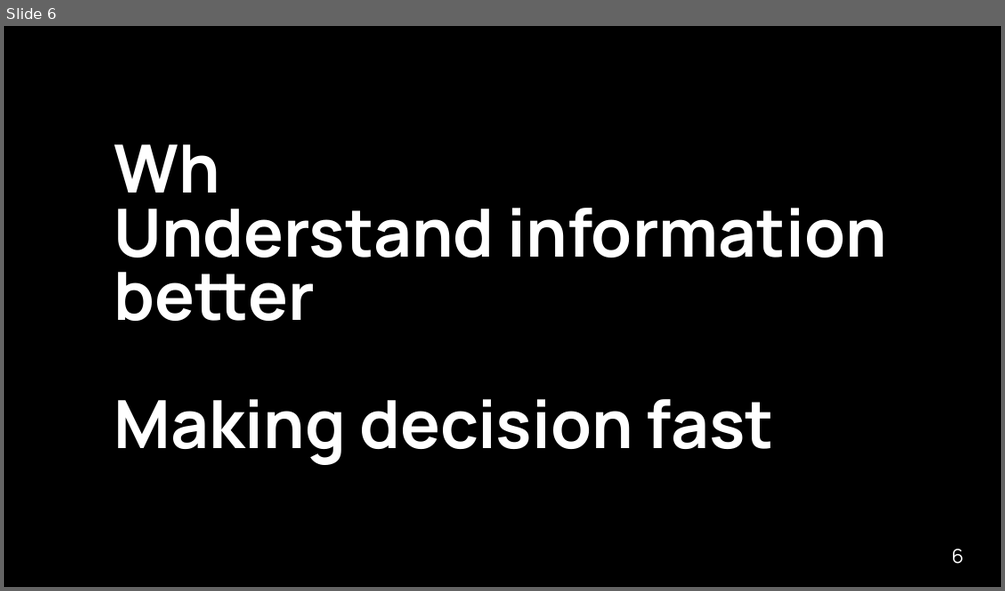
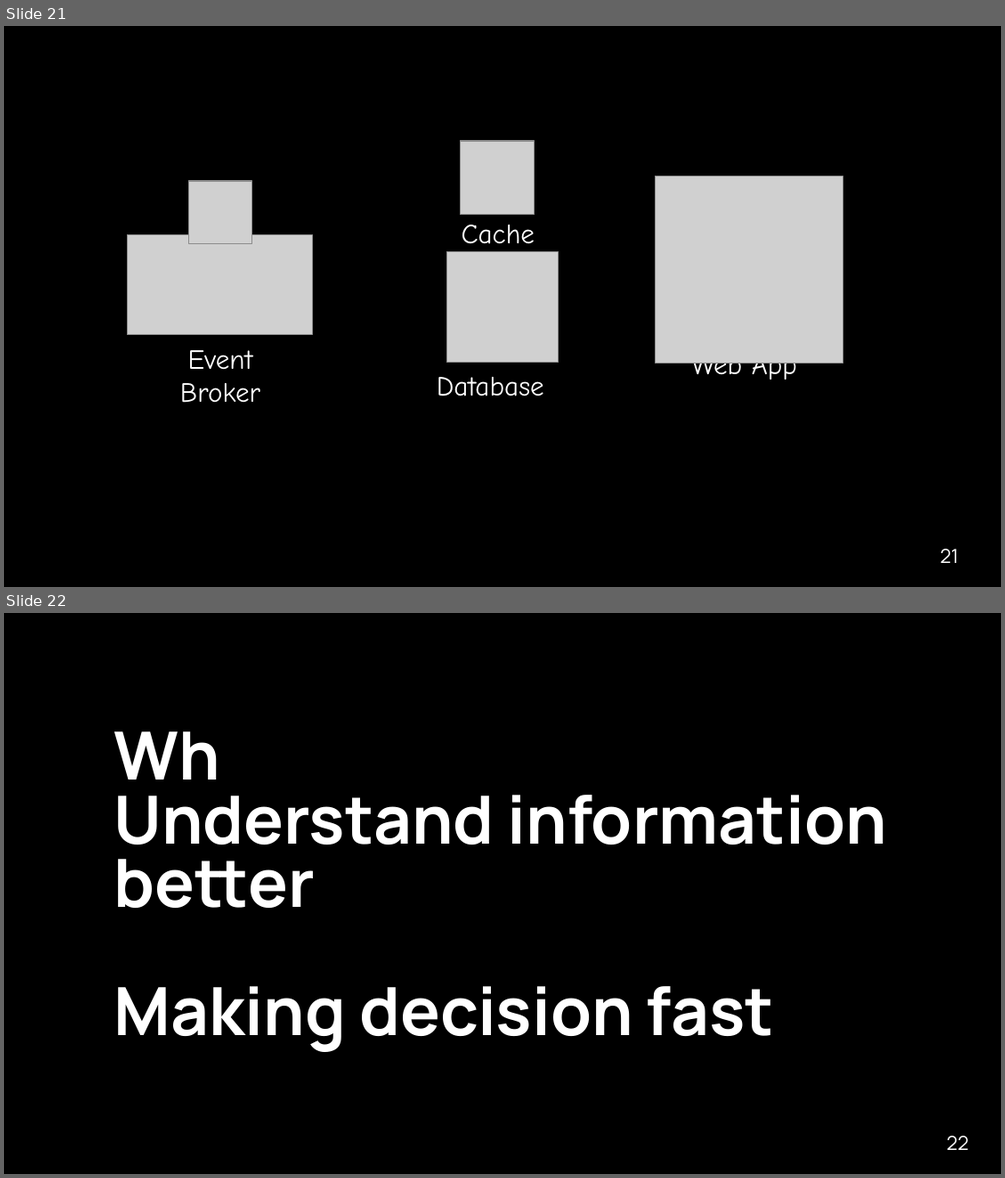
Before and after one commit to ggreen/real-time-AI-ML-event-streaming, a slide deck: docs/conferences/afrotech-realtime-ai-2024.pptx. Shown one above the other, each under a label of ours: slide 6 before the commit, slides 21 and 22 after it. The pictures are 1005x591 and 1005x1178 pixels, drawn with LibreOffice and Linux fonts; fonts in the diff are those of the drawing; grey boxes stand for pictures; background and template pictures are left out. Boxes give left, top, right and bottom in pixels: in the first picture for what was removed or moved away, otherwise in the second. Text is boxed around its words. In the diff, an @@ line names an element or a change of style, - is before the commit and + after.

```diff
--- a/docs/conferences/afrotech-realtime-ai-2024.pptx
+++ b/docs/conferences/afrotech-realtime-ai-2024.pptx
@@ slide 21 added at <box>4,26,1001,587</box>, background #000000 @@
@@ picture added at <box>461,141,534,215</box> @@
@@ picture added at <box>188,181,251,243</box> @@
@@ picture added at <box>655,176,842,364</box> @@
@@ picture added at <box>127,234,312,334</box> @@
@@ text added at <box>461,224,534,253</box>, 20 pt, text #FFFFFF @@
+Cache
@@ picture added at <box>446,251,558,362</box> @@
@@ text added at <box>180,350,260,402</box>, 20 pt, text #FFFFFF @@
+Event
+Broker
@@ text added at <box>691,350,797,383</box>, 20 pt, text #FFFFFF @@
+Web App
@@ text added at <box>437,377,544,396</box>, 20 pt, text #FFFFFF @@
+Database
@@ page number added at <box>940,548,959,563</box>, 14 pt, text #FFFFFF @@
+21
@@ what was slide 6 is now slide 22 @@
@@ page number at <box>947,1135,969,1150</box>: text changed @@
-6
+22
```
Also in this commit, not shown: 1 slide changed, 17 other slides added, 2 slides removed, 10 other files.
